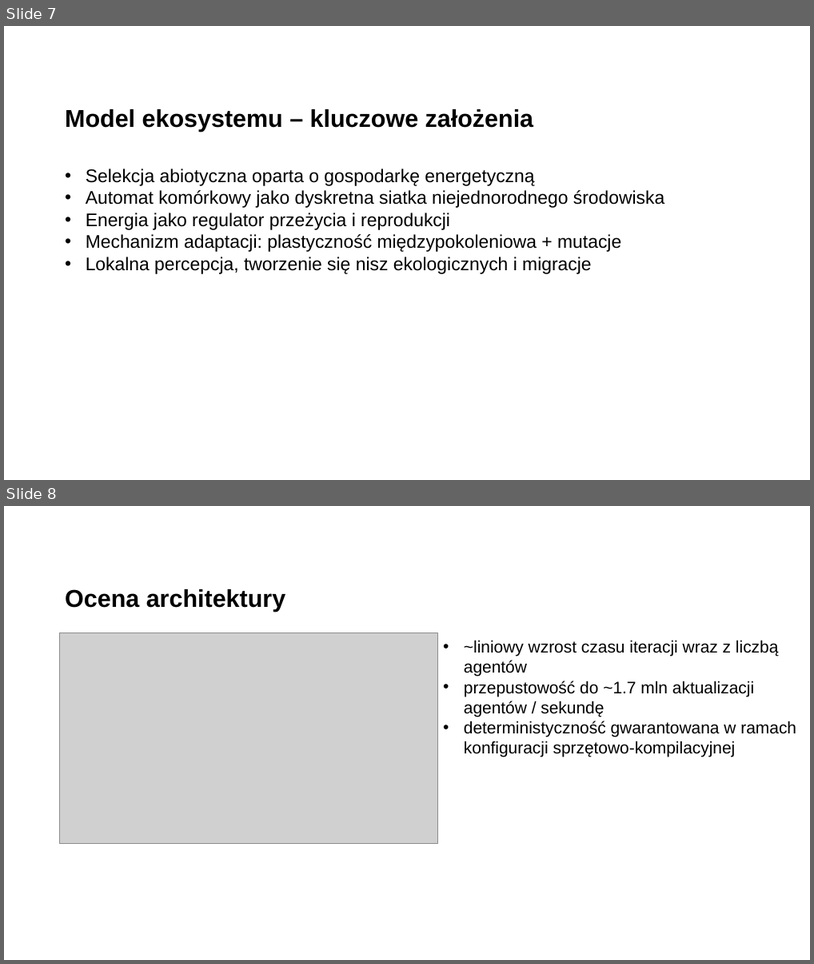
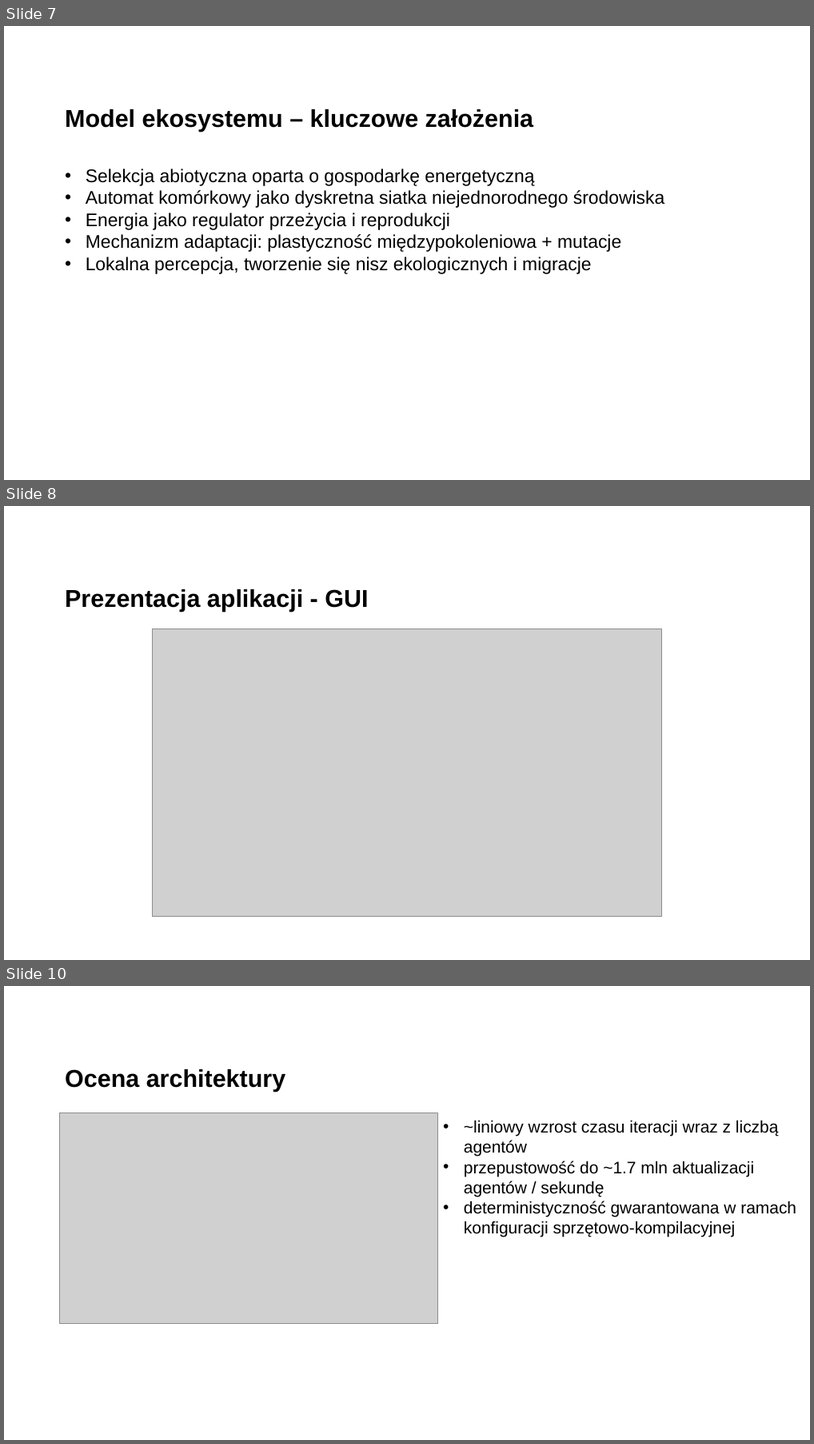
Before and after one commit to Filip-Rak/ecosystem-cc-results, a slide deck: docs/presentation.ppt. Shown one above the other, each under a label of ours: slides 7 and 8 before the commit, slides 7, 8 and 10 after it; the slides between them are not shown. The pictures are 814x964 and 814x1444 pixels, drawn with LibreOffice and Linux fonts; fonts in the diff are those of the drawing; grey boxes stand for pictures; background and template pictures are left out. Boxes give left, top, right and bottom in pixels: in the first picture for what was removed or moved away, otherwise in the second. Text is boxed around its words. In the diff, an @@ line names an element or a change of style, - is before the commit and + after.

```diff
--- a/docs/presentation.ppt
+++ b/docs/presentation.ppt
@@ slide 8 added at bbox=[4, 506, 810, 960], background picture (left out) @@
@@ title added at bbox=[65, 589, 368, 612], 32 pt, text #000000, bold @@
+Prezentacja aplikacji - GUI
@@ picture added at bbox=[152, 629, 662, 916] @@
@@ what was slide 8 is now slide 10 @@
```
Also in this commit, not shown: 1 slide changed, 4 other slides added, 1 slide removed, 35 other files.
